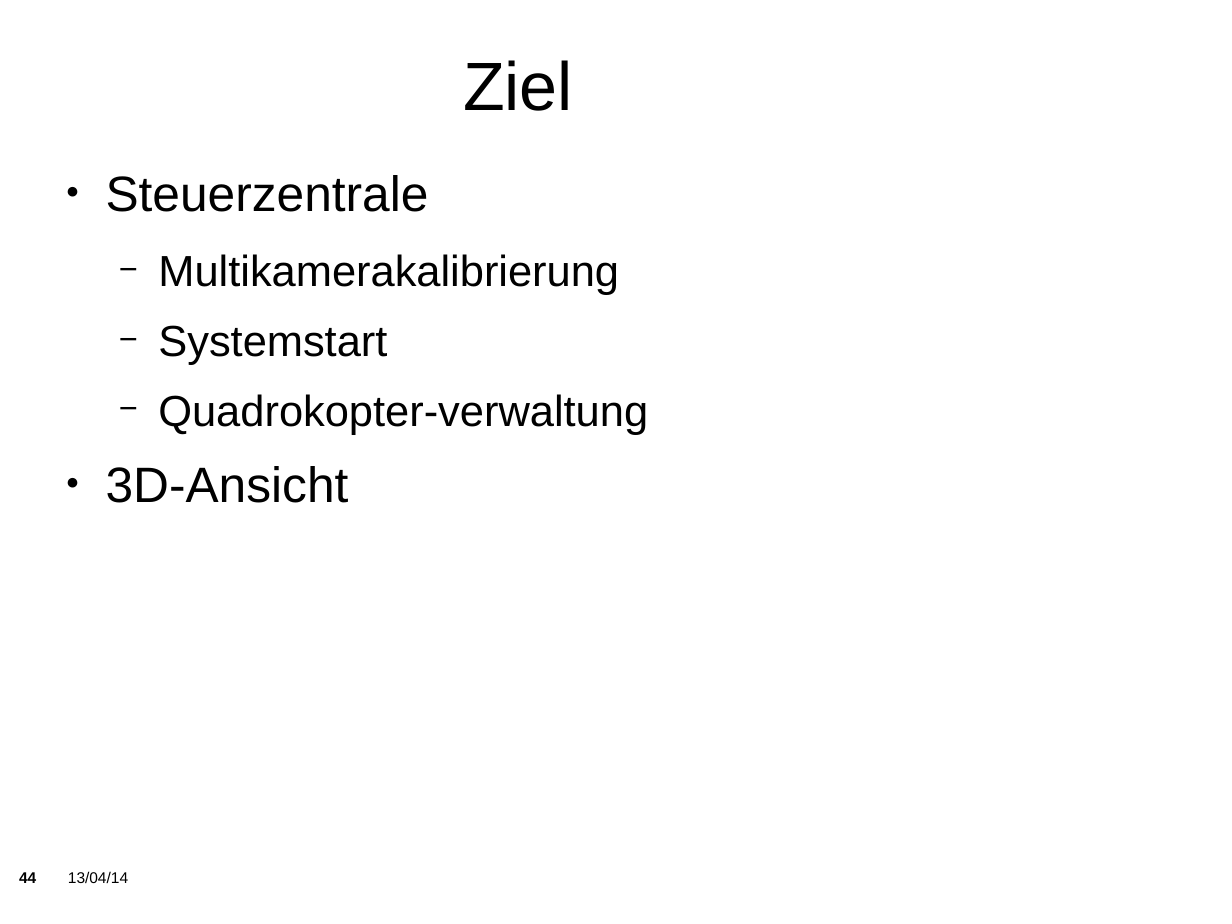
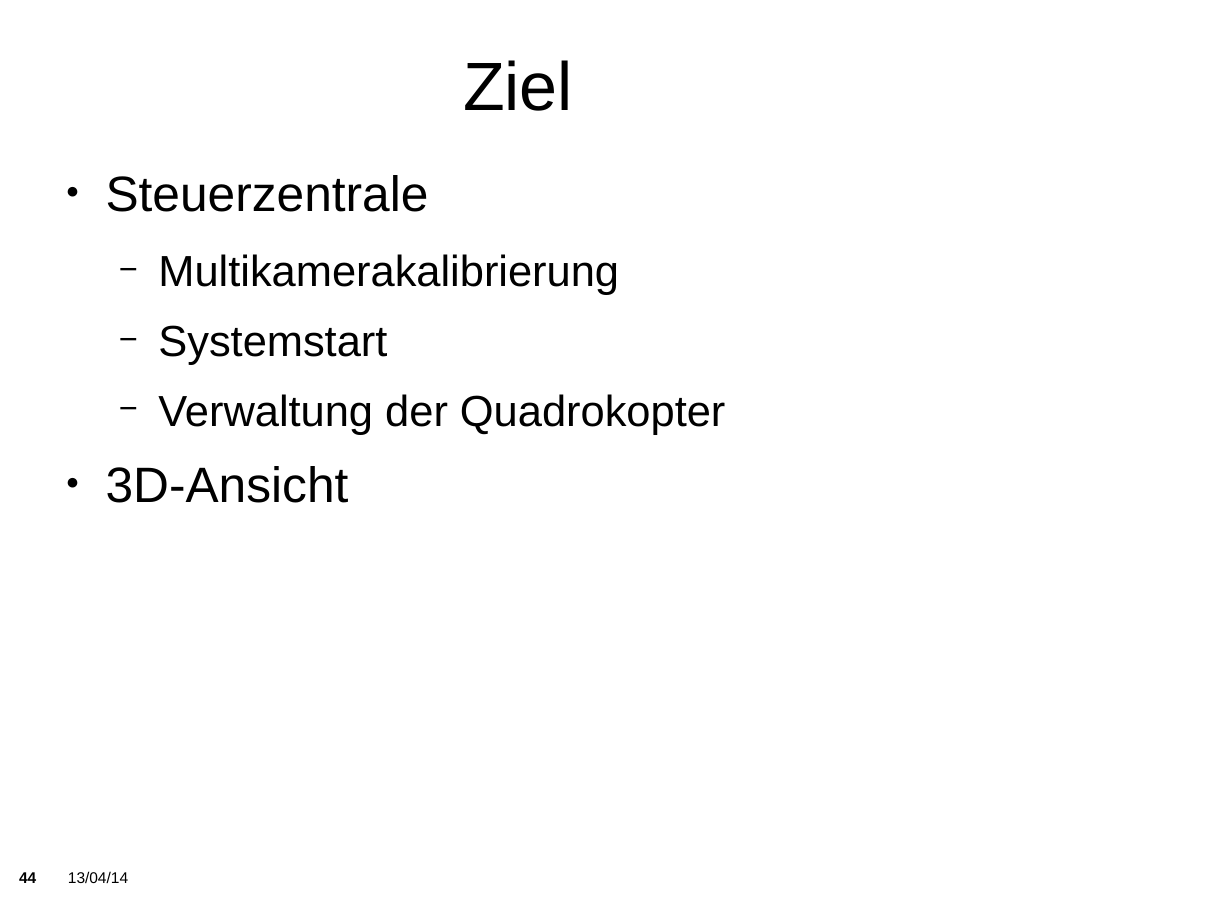
Before and after one commit to KITrokopter/Presentation, a slide deck: slide 44 of PresentationInTotal v0.1.odp. Drawn at 1232x924 pixels with LibreOffice and Linux fonts; fonts in the diff are those of the drawing; background and template pictures are left out. Boxes give left, top, right and bottom in pixels: in the first picture for what was removed or moved away, otherwise in the second. Text is boxed around its words. In the diff, an @@ line names an element or a change of style, - is before the commit and + after.

Commit message:
eqw

```diff
--- a/PresentationInTotal v0.1.odp
+++ b/PresentationInTotal v0.1.odp
@@ text at [158, 394, 725, 435]: text changed @@
-  − Quadrokopter-verwaltung
+  − Verwaltung der Quadrokopter
```
